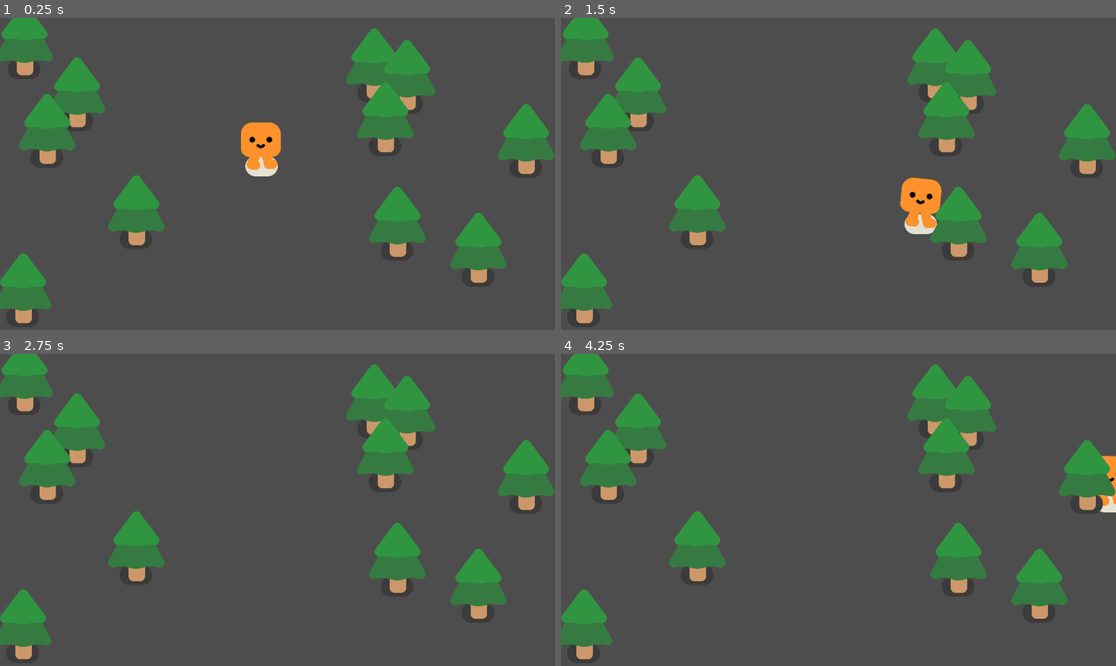
Above: before the commit, frames 1-4 (two rows, left to right).
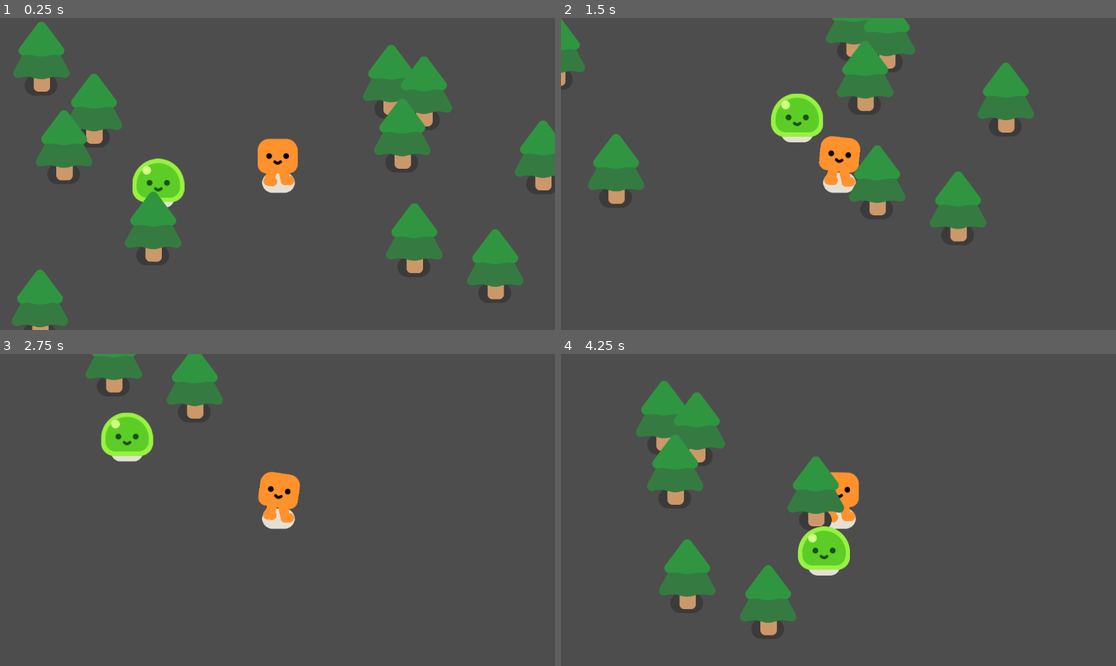
Above: after the commit, the same moments.

Repository: Rayz4010/the--attack-of-slimes
Game: Godot game, scene res://scenes/the_attack_of_slimes.tscn
Two runs of this game, one before a commit and one after it. Both use one fixed random seed, a clock stepped at 60 frames per second and the inputs below.
Inputs:
- Up to frame 1 (0.25 s): no input
- Up to frame 2 (1.5 s): hold D (move_right) 0.53-1.28 s; hold S (move_down) from 1.28 s (still down)
- Up to frame 3 (2.75 s): release S (move_down) at 2.03 s; hold D (move_right) from 2.03 s (still down)
- Up to frame 4 (4.25 s): release D (move_right) at 2.78 s; hold W (move_up) 2.78-3.53 s; hold A (move_left) from 3.53 s (still down)

The runs differ from the first frame. In frame 1, 20% of the frame differs, in the area x 0-100%, y 0-100%; in frame 2, 24%, in the area x 0-100%, y 0-98%; in frame 3, 18%; in frame 4, 22%.

Commit message:
The enenemy added

Diff:
--- a/project.godot
+++ b/project.godot
@@ -36,3 +36,8 @@
 "events": [Object(InputEventKey,"resource_local_to_scene":false,"resource_name":"","device":-1,"window_id":0,"alt_press …(192 unchanged characters)…
 ]
 }
+shift={
+"deadzone": 0.5,
+"events": [Object(InputEventKey,"resource_local_to_scene":false,"resource_name":"","device":0,"window_id":0,"alt_pressed":false,"shift_pressed":false,"ctrl_pressed":false,"meta_pressed":false,"pressed":false,"keycode":0,"physical_keycode":4194325,"key_label":0,"unicode":0,"location":0,"echo":false,"script":null)
+]
+}
--- /dev/null
+++ b/scenes/enemy.tscn
@@ -0,0 +1,12 @@
+[gd_scene load_steps=3 format=3 uid="uid://bx6j1ya1ithr5"]
+
+[ext_resource type="Script" path="res://scripts/enemy.gd" id="1_qkkpe"]
+[ext_resource type="PackedScene" uid="uid://ogik4s70pgwl" path="res://characters/slime/slime.tscn" id="2_oo3ut"]
+
+[node name="Enemy" type="CharacterBody2D"]
+script = ExtResource("1_qkkpe")
+
+[node name="Slime" parent="." instance=ExtResource("2_oo3ut")]
+
+[node name="CollisionPolygon2D" type="CollisionPolygon2D" parent="."]
+polygon = PackedVector2Array(-10, -80, -18, -78, -28, -73, -35, -68, -43, -60, -46, -54, -49, -48, -52, -41, -53, -35, -53, -15, -51, -8, -48, -3, -45, 0, -41, 3, -38, 5, -35, 8, 30, 9, 37, 7, 43, 4, 47, 0, 52, -7, 54, -14, 54, -35, 50, -48, 45, -57, 35, -69, 21, -77, 13, -80, 5, -81, -8, -81)
--- a/scenes/player.tscn
+++ b/scenes/player.tscn
@@ -1,7 +1,7 @@
 [gd_scene load_steps=3 format=3 uid="uid://1jalatjypwya"]
 
 [ext_resource type="PackedScene" uid="uid://pbmyh1qru7p" path="res://characters/happy_boo/happy_boo.tscn" id="1_a5jjh"]
-[ext_resource type="Script" path="res://player.gd" id="1_gu2my"]
+[ext_resource type="Script" path="res://scripts/player.gd" id="1_gu2my"]
 
 [node name="Player" type="CharacterBody2D"]
 script = ExtResource("1_gu2my")
@@ -12,3 +12,5 @@
 
 [node name="CollisionPolygon2D" type="CollisionPolygon2D" parent="."]
 polygon = PackedVector2Array(-28, -6, -33, -8, -37, -12, -40, -17, 40, -18, 37, -12, 30, -7, 23, -6, 25, 4, 28, 4, 32, 6, 34, 10, 34, 15, 33, 18, 29, 23, 15, 23, 9, 20, 7, 16, 2, -7, -5, 7, -1, 13, -1, 20, -6, 24, -9, 26, -22, 24, -27, 22, -29, 17, -28, 11, -21, -6)
+
+[node name="Camera2D" type="Camera2D" parent="."]
--- a/scenes/the_attack_of_slimes.tscn
+++ b/scenes/the_attack_of_slimes.tscn
@@ -1,13 +1,17 @@
-[gd_scene load_steps=3 format=3 uid="uid://b5id3u3y31jyn"]
+[gd_scene load_steps=4 format=3 uid="uid://b5id3u3y31jyn"]
 
 [ext_resource type="PackedScene" uid="uid://1jalatjypwya" path="res://scenes/player.tscn" id="1_mn5r3"]
 [ext_resource type="PackedScene" uid="uid://3k8pouhfhej3" path="res://scenes/tree.tscn" id="2_q5bi2"]
+[ext_resource type="PackedScene" uid="uid://bx6j1ya1ithr5" path="res://scenes/enemy.tscn" id="3_kxkpd"]
 
 [node name="Game" type="Node2D"]
 y_sort_enabled = true
 
 [node name="Player" parent="." instance=ExtResource("1_mn5r3")]
 position = Vector2(541, 290)
+
+[node name="Enemy" parent="." instance=ExtResource("3_kxkpd")]
+position = Vector2(220, 354)
 
 [node name="Tree" parent="." instance=ExtResource("2_q5bi2")]
 position = Vector2(159, 215)
--- /dev/null
+++ b/scripts/enemy.gd
@@ -0,0 +1,8 @@
+extends CharacterBody2D
+
+@onready var player = get_node("/root/Game/Player")
+
+func _physics_process(delta):
+	var direction= global_position.direction_to(player.global_position)
+	velocity =direction *300.0
+	move_and_slide()
--- a/player.gd
+++ b/scripts/player.gd
@@ -3,6 +3,7 @@
 
 func _physics_process(delta):
 	var direction= Input.get_vector("move_left","move_right","move_up","move_down")
+		#velocity= direction * 1600
 	velocity= direction * 600
 	move_and_slide()
 
